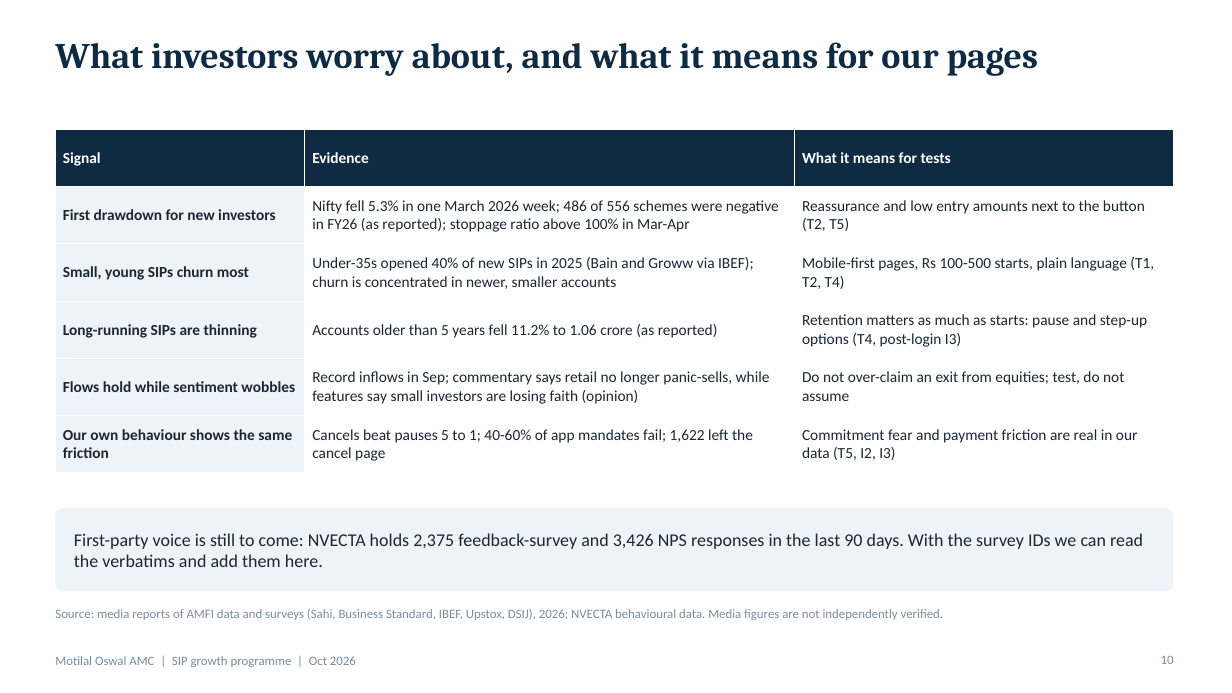
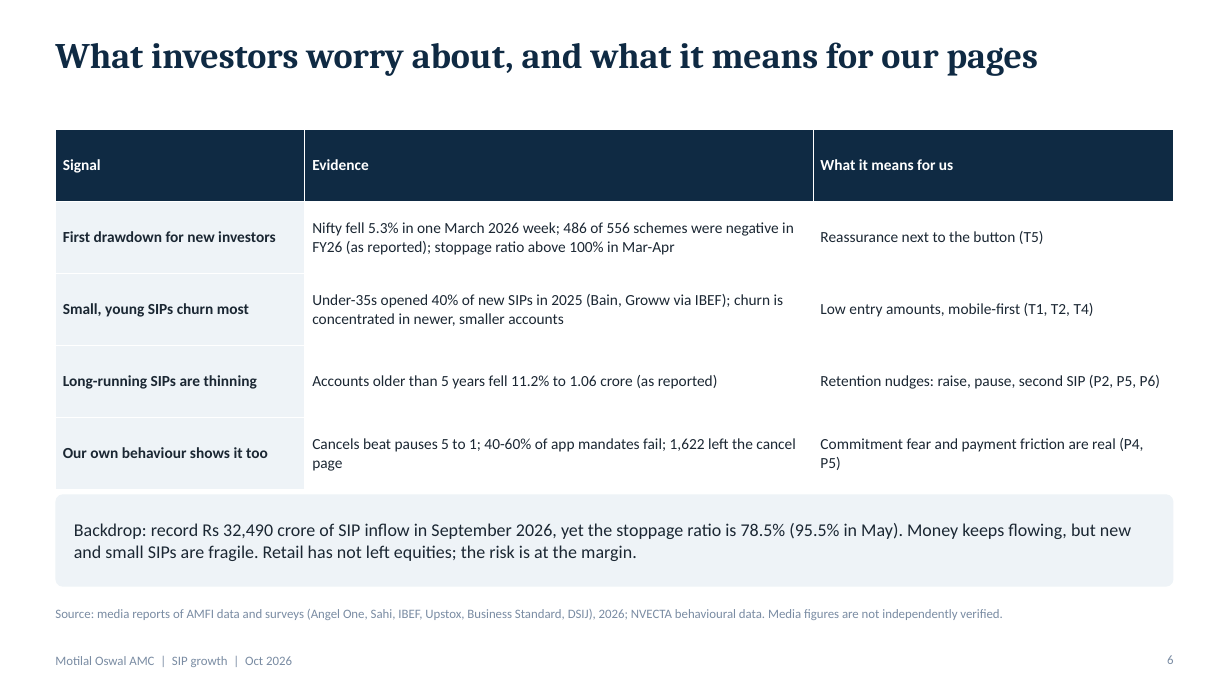
Before and after one commit to mandy7/Projects, a slide deck: slide 6 of SIP_Growth_Programme.pptx (slide 10 before the commit). Drawn at 1232x693 pixels with LibreOffice and Linux fonts; fonts in the diff are those of the drawing. Boxes give left, top, right and bottom in pixels: in the first picture for what was removed or moved away, otherwise in the second. Text is boxed around its words. In the diff, an @@ line names an element or a change of style, - is before the commit and + after.

```diff
--- a/SIP_Growth_Programme.pptx
+++ b/SIP_Growth_Programme.pptx
@@ table at (55,129,1174,475) @@
-row 1: Signal | Evidence | What it means for tests
-row 2: First drawdown for new investors | Nifty fell 5.3% in one March 2026 week; 486 of 556 schemes were negative in FY26 (as reported); stoppage ratio above 100% in Mar-Apr | Reassurance and low entry amounts next to the button (T2, T5)
-row 3: Small, young SIPs churn most | Under-35s opened 40% of new SIPs in 2025 (Bain and Groww via IBEF); churn is concentrated in newer, smaller accounts | Mobile-first pages, Rs 100-500 starts, plain language (T1, T2, T4)
-row 4: Long-running SIPs are thinning | Accounts older than 5 years fell 11.2% to 1.06 crore (as reported) | Retention matters as much as starts: pause and step-up options (T4, post-login I3)
-row 5: Flows hold while sentiment wobbles | Record inflows in Sep; commentary says retail no longer panic-sells, while features say small investors are losing faith (opinion) | Do not over-claim an exit from equities; test, do not assume
-row 6: Our own behaviour shows the same friction | Cancels beat pauses 5 to 1; 40-60% of app mandates fail; 1,622 left the cancel page | Commitment fear and payment friction are real in our data (T5, I2, I3)
+row 1: Signal | Evidence | What it means for us
+row 2: First drawdown for new investors | Nifty fell 5.3% in one March 2026 week; 486 of 556 schemes were negative in FY26 (as reported); stoppage ratio above 100% in Mar-Apr | Reassurance next to the button (T5)
+row 3: Small, young SIPs churn most | Under-35s opened 40% of new SIPs in 2025 (Bain, Groww via IBEF); churn is concentrated in newer, smaller accounts | Low entry amounts, mobile-first (T1, T2, T4)
+row 4: Long-running SIPs are thinning | Accounts older than 5 years fell 11.2% to 1.06 crore (as reported) | Retention nudges: raise, pause, second SIP (P2, P5, P6)
+row 5: Our own behaviour shows it too | Cancels beat pauses 5 to 1; 40-60% of app mandates fail; 1,622 left the cancel page | Commitment fear and payment friction are real (P4, P5)
@@ rounded rectangle: place and size @@
-rounded rectangle at (55,508,1174,592)
+rounded rectangle at (55,494,1174,587)
@@ rounded rectangle at (55,494,1174,587): proportions changed @@
@@ text removed at (74,533,1143,567) @@
-First-party voice is still to come: NVECTA holds 2,375 feedback-survey and 3,426 NPS responses in the last 90 days. With the survey IDs we can read the verbatims and add them here.
@@ text added at (74,523,1131,561), 14 pt, text #1B2733 @@
+Backdrop: record Rs 32,490 crore of SIP inflow in September 2026, yet the stoppage ratio is 78.5% (95.5% in May). Money keeps flowing, but new and small SIPs are fragile. Retail has not left equities; the risk is at the margin.
@@ text at (55,609,1002,620): text changed @@
-Source: media reports of AMFI data and surveys (Sahi, Business Standard, IBEF, Upstox, DSIJ), 2026; NVECTA behavioural data. Media figures are not independently verified.
+Source: media reports of AMFI data and surveys (Angel One, Sahi, IBEF, Upstox, Business Standard, DSIJ), 2026; NVECTA behavioural data. Media figures are not independently verified.
@@ text at (55,656,292,667): text changed @@
-Motilal Oswal AMC | SIP growth programme | Oct 2026
+Motilal Oswal AMC | SIP growth | Oct 2026
@@ page number at (1167,655,1173,664): text changed @@
-10
+6
```
Also in this commit, not shown: 11 other slides changed, 6 slides added, 19 slides removed.
